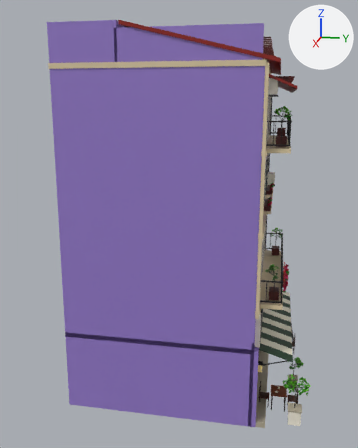
What one commit did to the FBX model Assets/PhoViet/Art/Streets/PV_StreetShop06.fbx.
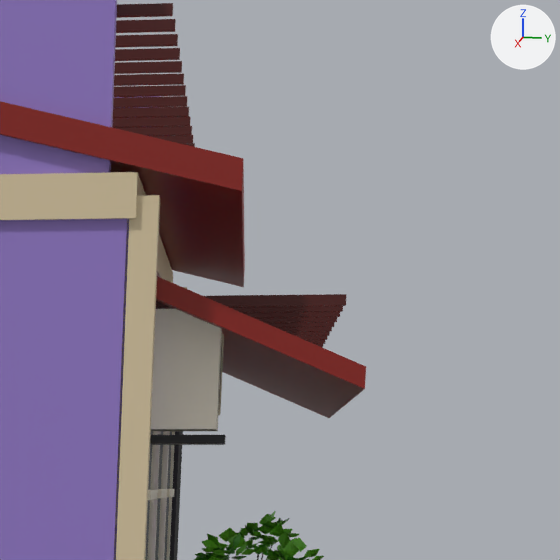
The first picture shows the older version from a 50 mm lens placed at (21.93, 4.49, 12.72), pointed at (0.3, 0.16, 7.31). The close-ups show the older and then the newer version on the part from 69% to 90% of the width and 8% to 25% of the height of that picture. Only the edits that show in the close-ups are written down. The lights are fixed; the arrows at upper right show +X, +Y and +Z. Objects named as collision shapes, trigger or cutter boxes, shadow casters or lower levels of detail are left out. Where no turn or scale is listed for an object, it has been applied to the vertices. Vertices at exactly the same position are counted once.

In view in the first close-up: 'PV_StreetShop06_LOD0'.
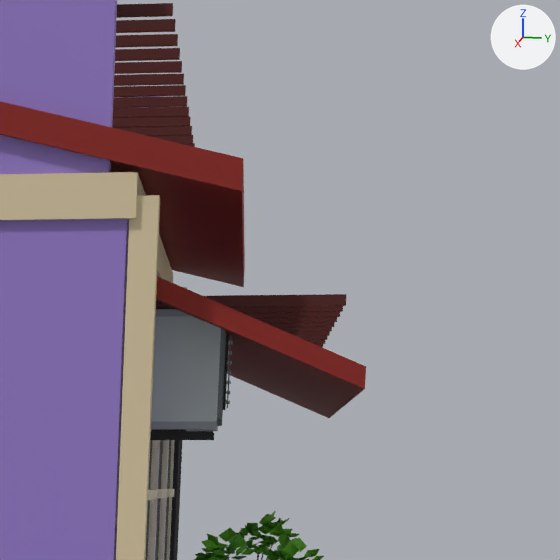
Location of each change, [x1, y1, x2, y2] in pixels of the close-ups (560 x 560 px):
part 1 of me_pv_streetshop06_lod0, reshaped: before [150, 334, 226, 445]; after [150, 309, 233, 440]
part 2 of me_pv_streetshop06_lod0, surface changed: before [151, 309, 221, 429]; after [151, 316, 221, 422]

The change, as a diff of the scene's bpy script:
```diff
--- a/Assets/PhoViet/Art/Streets/PV_StreetShop06.fbx.py
+++ b/Assets/PhoViet/Art/Streets/PV_StreetShop06.fbx.py
@@ me_pv_streetshop06_lod0 @@
 # used by ob_pv_streetshop06_lod0; location = (0.0, 0.0, 0.0)
-me_pv_streetshop06_lod0.from_pydata(...)  # 14984 vertices, 11897 faces; spans x -4.2..4.2, y -3.9..6.2, z 0.0..15.5
+me_pv_streetshop06_lod0.from_pydata(...)  # 16020 vertices, 12541 faces; spans x -4.2..4.2, y -3.9..6.2, z 0.0..15.5
+# me_pv_streetshop06_lod0 part 1: 2 vertices moved within x 3.0..3.1, y 4.3, z 13.0; 23 vertices removed from x 3.0..3.6, y 3.9..4.4, z 12.9..13.4; 541 vertices added at x 2.9..3.7, y 3.8..4.4, z 12.9..13.5
+# me_pv_streetshop06_lod0 part 2: 4 kept faces spanning x -3.6..3.7, y 3.9..4.3, z 8.7..13.5 get new texture (UV) coordinates
+# other edits to the shape of me_pv_streetshop06_lod0 do not show in these pictures
 me_pv_streetshop06_lod0.materials.append(mat_pv_streetatlas)
```
